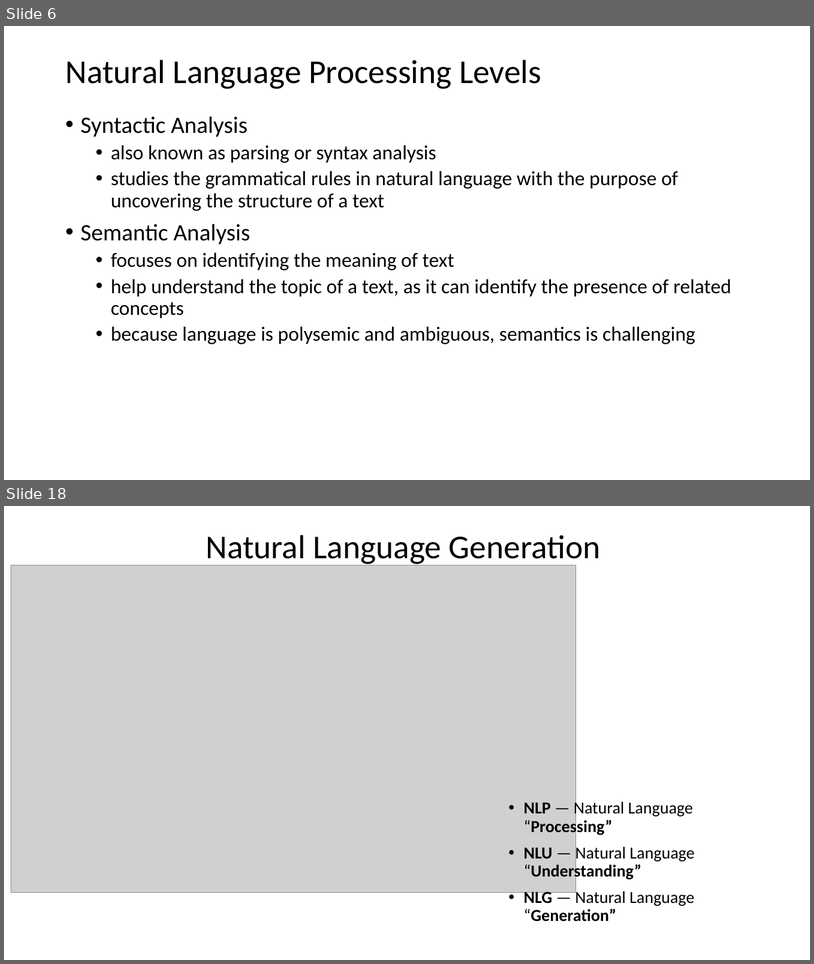
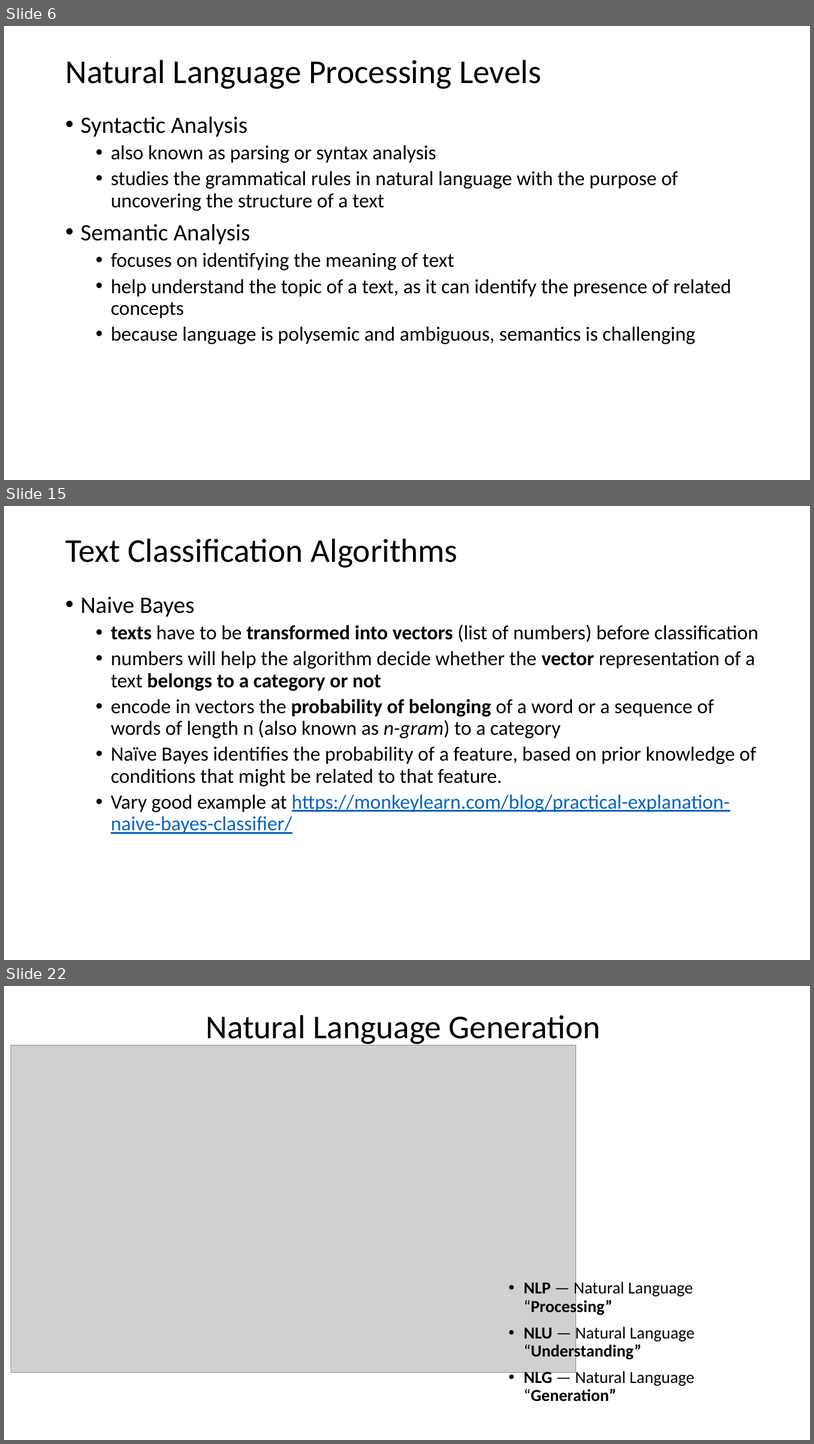
Before and after one commit to antongeorgescu/machine-learning-documentation, a slide deck: Natural Language Processing - Presentation.pptx. Shown one above the other, each under a label of ours: slides 6 and 18 before the commit, slides 6, 15 and 22 after it; the slides between them are not shown. The pictures are 814x964 and 814x1444 pixels, drawn with LibreOffice and Linux fonts; fonts in the diff are those of the drawing; grey boxes stand for pictures. Boxes give left, top, right and bottom in pixels: in the first picture for what was removed or moved away, otherwise in the second. Text is boxed around its words. In the diff, an @@ line names an element or a change of style, - is before the commit and + after.

```diff
--- a/Natural Language Processing - Presentation.pptx
+++ b/Natural Language Processing - Presentation.pptx
@@ slide 15 added at (4, 506, 810, 960), background #FFFFFF @@
@@ title added at (65, 538, 458, 568), 39.6 pt, text #000000 @@
+Text Classification Algorithms
@@ text added at (81, 597, 759, 834), 24 pt, text #000000 @@
+• Naive Bayes
+  • texts have to be transformed into vectors (list of numbers) before classification
+  • numbers will help the algorithm decide whether the vector representation of a text belongs to a category or not
+  • encode in vectors the probability of belonging of a word or a sequence of words of length n (also known as n-gram) to a category
+  • Naïve Bayes identifies the probability of a feature, based on prior knowledge of conditions that might be related to that feature.
+  • Vary good example at https://monkeylearn.com/blog/practical-explanation-naive-bayes-classifier/
@@ what was slide 18 is now slide 22 @@
```
Also in this commit, not shown: 12 slides changed, 4 other slides added, 1 slide removed.
